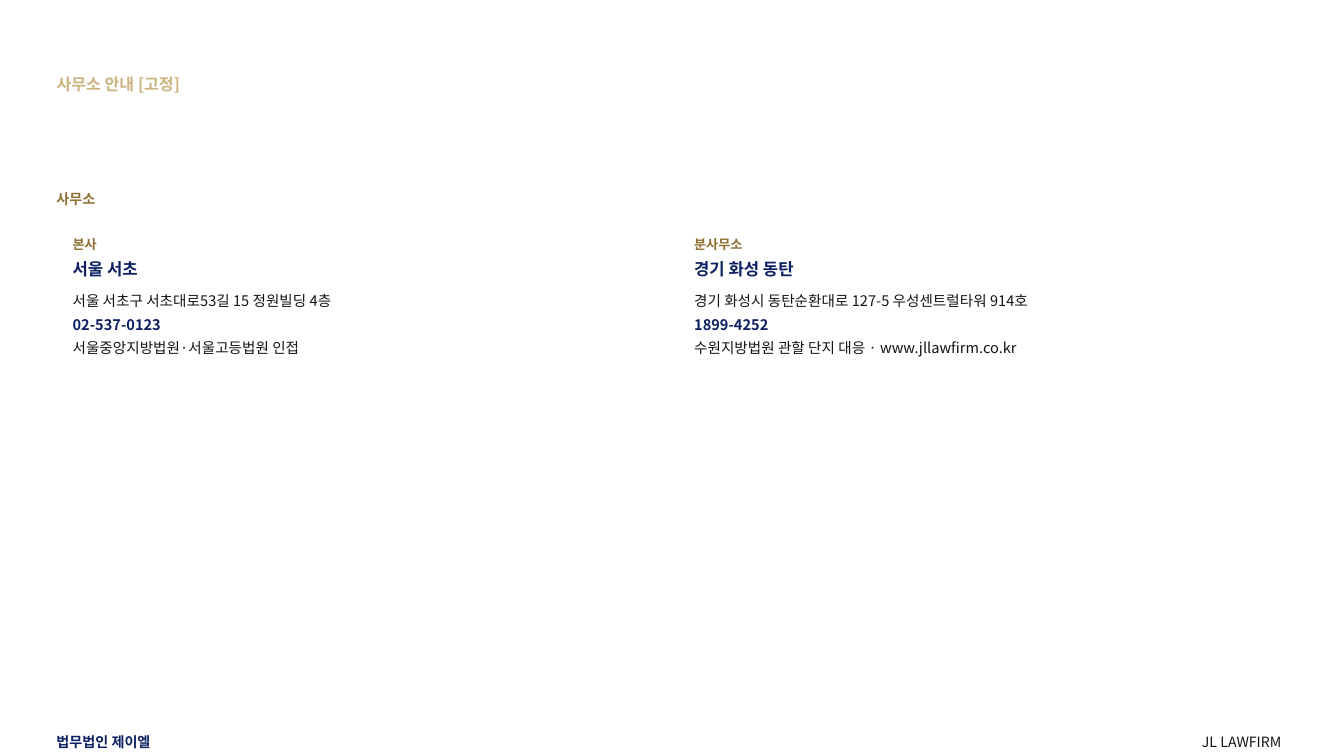
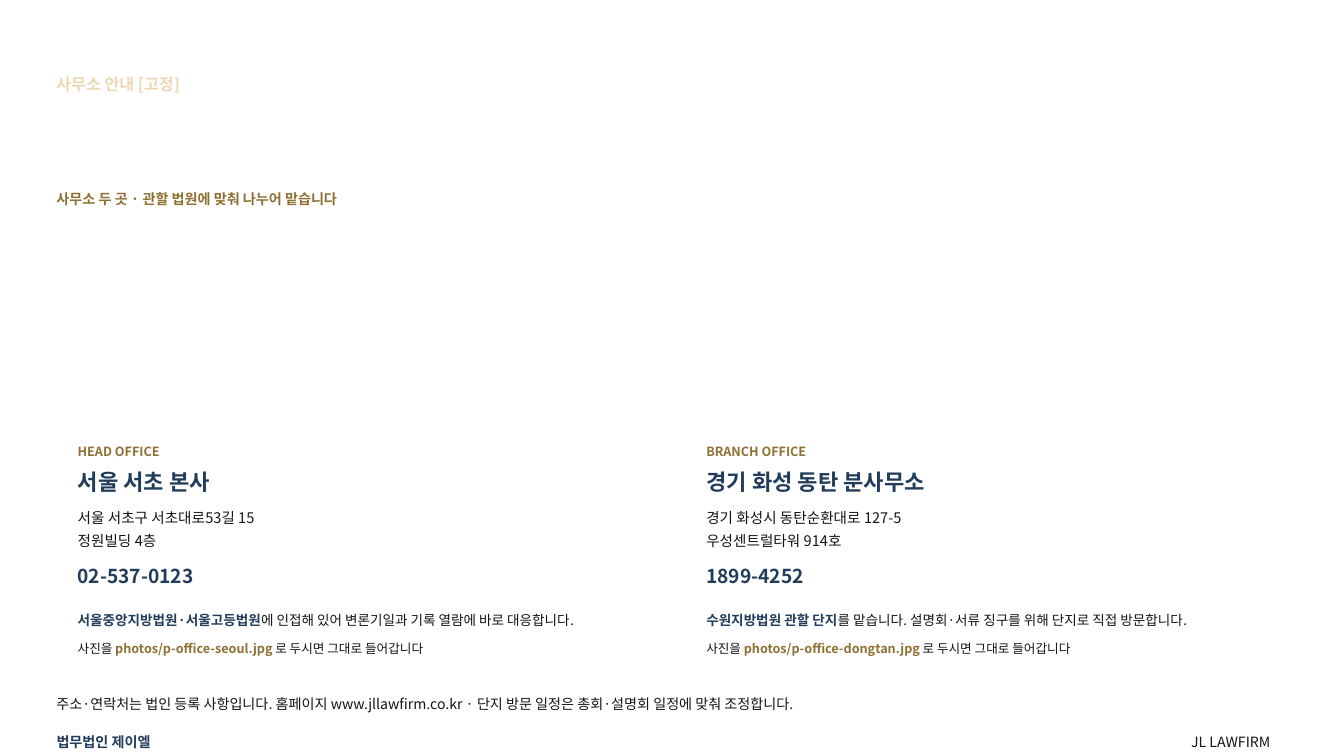
Before and after one commit to kingjin77-rgb/jl-magazine, a slide deck: slide 10 of template/design/preview/JL_하자소송_기본제안서.pptx. Drawn at 1344x756 pixels with LibreOffice and Linux fonts; fonts in the diff are those of the drawing; background and template pictures are left out. Boxes give left, top, right and bottom in pixels: in the first picture for what was removed or moved away, otherwise in the second. Text is boxed around its words. In the diff, an @@ line names an element or a change of style, - is before the commit and + after.

```diff
--- a/template/design/preview/JL_하자소송_기본제안서.pptx
+++ b/template/design/preview/JL_하자소송_기본제안서.pptx
@@ text "사무소 안내 [고정]" at [56,77,180,93]: text colour #CBB27E to #EBD9B4 @@
@@ text at [56,192,337,206]: text changed @@
-사무소
+사무소 두 곳 · 관할 법원에 맞춰 나누어 맡습니다
@@ text removed at [73,238,97,250] @@
-본사
@@ text removed at [694,238,742,250] @@
-분사무소
@@ text added at [78,446,160,456], 9 pt, text #8F7033, bold @@
+HEAD OFFICE
@@ text added at [706,446,807,456], 9 pt, text #8F7033, bold @@
+BRANCH OFFICE
@@ text at [78,471,210,492]: text changed; size 11.9 to 15.8 pt; text colour #0D2162 to #223D5B @@
-서울 서초
+서울 서초 본사
@@ text at [706,471,924,492]: text changed; size 11.9 to 15.8 pt; text colour #0D2162 to #223D5B @@
-경기 화성 동탄
+경기 화성 동탄 분사무소
@@ text at [78,511,254,547]: text changed @@
-서울 서초구 서초대로53길 15 정원빌딩 4층
-02-537-0123
-서울중앙지방법원·서울고등법원 인접
+서울 서초구 서초대로53길 15
+정원빌딩 4층
@@ text at [706,511,901,547]: text changed @@
-경기 화성시 동탄순환대로 127-5 우성센트럴타워 914호
-1899-4252
-수원지방법원 관할 단지 대응 · www.jllawfirm.co.kr
+경기 화성시 동탄순환대로 127-5
+우성센트럴타워 914호
@@ text added at [78,568,194,584], 13.7 pt, text #223D5B, bold @@
+02-537-0123
@@ text added at [706,568,803,584], 13.7 pt, text #223D5B, bold @@
+1899-4252
@@ text added at [78,613,574,627], 9.7 pt, text #111418 @@
+서울중앙지방법원·서울고등법원에 인접해 있어 변론기일과 기록 열람에 바로 대응합니다.
@@ text added at [706,613,1187,627], 9.7 pt, text #111418 @@
+수원지방법원 관할 단지를 맡습니다. 설명회·서류 징구를 위해 단지로 직접 방문합니다.
@@ text added at [78,642,423,656], 9 pt, text #8F7033, bold @@
+사진을 photos/p-office-seoul.jpg 로 두시면 그대로 들어갑니다
@@ text added at [706,642,1070,656], 9 pt, text #8F7033, bold @@
+사진을 photos/p-office-dongtan.jpg 로 두시면 그대로 들어갑니다
@@ text added at [56,697,793,713], 10.1 pt, text #111418 @@
+주소·연락처는 법인 등록 사항입니다. 홈페이지 www.jllawfirm.co.kr · 단지 방문 일정은 총회·설명회 일정에 맞춰 조정합니다.
@@ text "법무법인 제이엘" at [57,735,151,749]: text colour #0D2162 to #223D5B @@
@@ text "JL LAWFIRM": place and size @@
-text "JL LAWFIRM" at [1202,736,1281,747]
+text "JL LAWFIRM" at [1191,736,1270,747]
```
Also in this commit, not shown: 91 other slides changed, 3 slides added, 2 other files.
